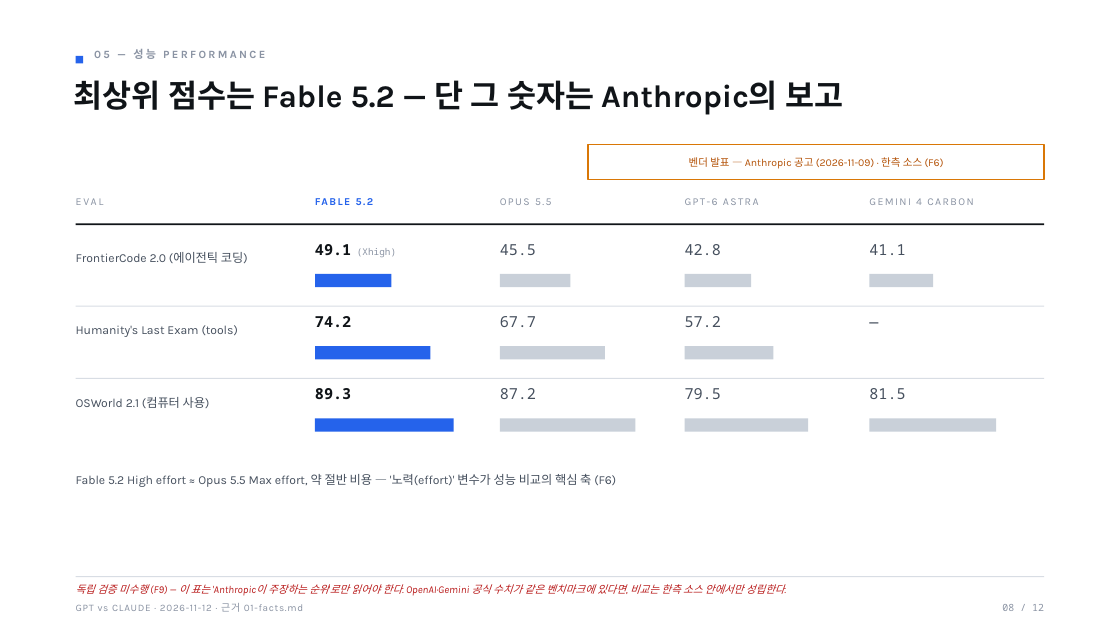
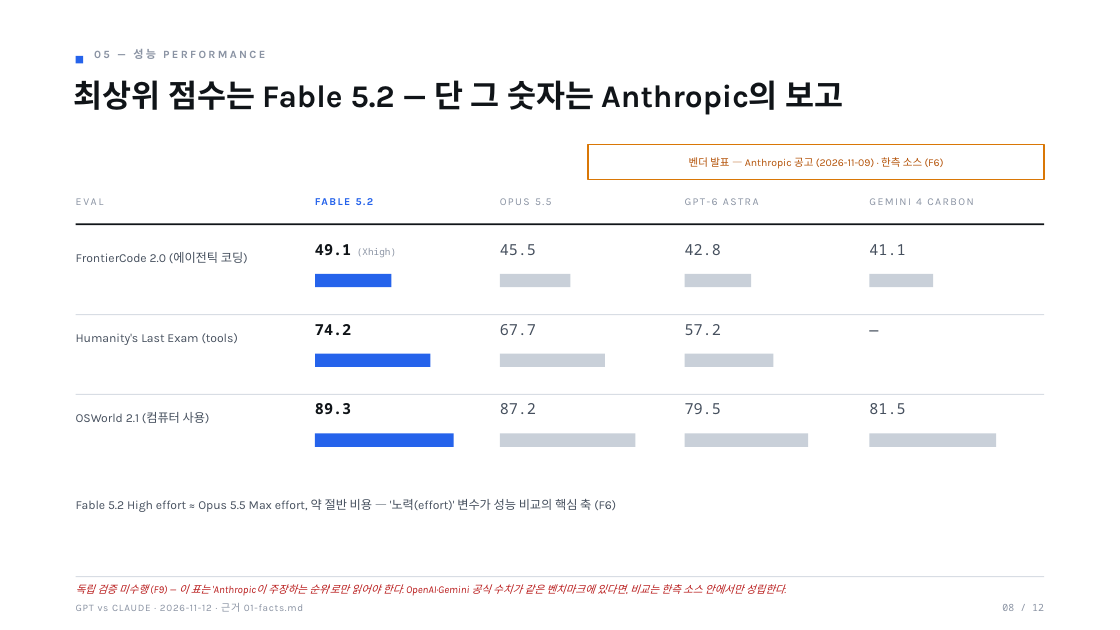
Before and after one commit to yjj3019/AI-Harness, a slide deck: slide 8 of docs/practice/ai-model-competition-2026-11-12/03-deck.pptx. Drawn at 1120x630 pixels with LibreOffice and Linux fonts; fonts in the diff are those of the drawing. Boxes give left, top, right and bottom in pixels: in the first picture for what was removed or moved away, otherwise in the second. Text is boxed around its words. In the diff, an @@ line names an element or a change of style, - is before the commit and + after.

```diff
--- a/docs/practice/ai-model-competition-2026-11-12/03-deck.pptx
+++ b/docs/practice/ai-model-competition-2026-11-12/03-deck.pptx
@@ 4 rectangles: place and size @@
-4 rectangles at box(76, 306, 1044, 360)
+4 rectangles at box(76, 314, 1044, 367)
@@ 5 texts: place and size @@
-5 texts at box(76, 313, 1038, 341)
+5 texts at box(76, 320, 1038, 349)
@@ 5 texts, 5 rectangles: place and size @@
-5 texts, 5 rectangles at box(76, 378, 1044, 432)
+5 texts, 5 rectangles at box(76, 394, 1044, 447)
@@ text "Fable 5.2 High effort ≈ ...": place and size @@
-text "Fable 5.2 High effort ≈ ..." at box(76, 474, 616, 487)
+text "Fable 5.2 High effort ≈ ..." at box(76, 499, 616, 512)
```
Also in this commit, not shown: 6 other slides changed, 3 other files.
